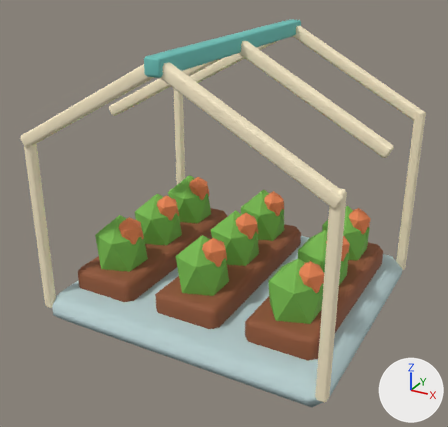
An edit to the glTF model source/assets/models/garden.glb, drawn before and after from the same camera.
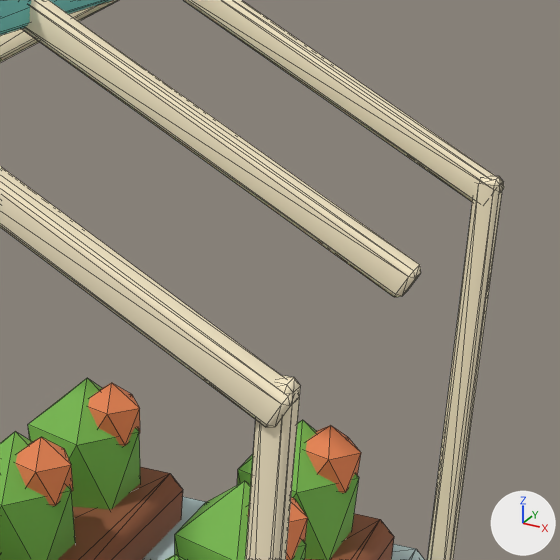
The first picture shows the older version from a 50 mm lens placed at (1.63, -3.11, 2.15), pointed at (-0.02, -0.11, 0.65). The close-ups show the older and then the newer version on the part from 51% to 100% of the width and 10% to 61% of the height of that picture. Only the edits that show in the close-ups are written down. Arrows for +X, +Y and +Z are at lower right; the lights stay in place. The close-ups show mesh edges as thin lines. Where no turn or scale is listed for an object, it has been applied to the vertices.

Names of what the first close-up shows: 'Arch.001', 'Arch.003', 'Arch.005', 'Bed.001', 'Fruit.004', 'Fruit.008', 'Plant.004', 'Plant.005', 'Plant.007', 'Plant.008', 'Post.002', 'Post.003' and 7 more.
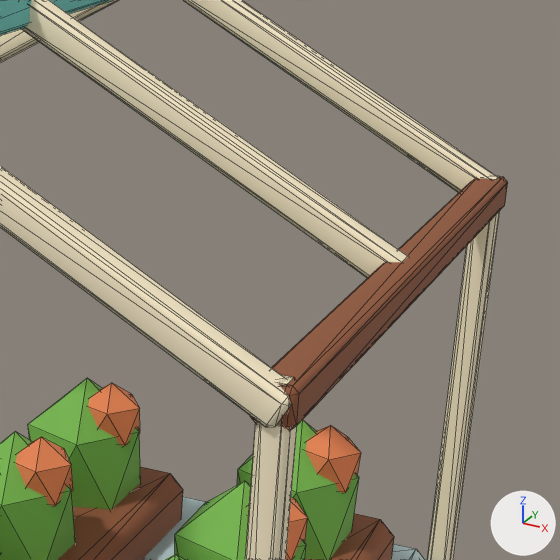
Pixel boxes (x1, y1, x2, y2) of what changed, in the close-ups (560 x 560 px):
'Trellis wall plate.001', added (brown)
    after: (250, 176, 508, 430)

The change, as a list of edits to the scene's bpy script:
```text
Add me_cube_065:
    me_cube_065.from_pydata(...)  # 24 vertices, 44 faces; spans x -0.04..0.04, y -0.78..0.78, z -0.04..0.04
    me_cube_065.materials.append(mat_toasted_cedar)  # brown #915636
Add ob_trellis_wall_plate_001:
    ob_trellis_wall_plate_001 = bpy.data.objects.new('Trellis wall plate.001', me_cube_065)
    ob_trellis_wall_plate_001.location = (0.88, 0.0, 1.16)
```
